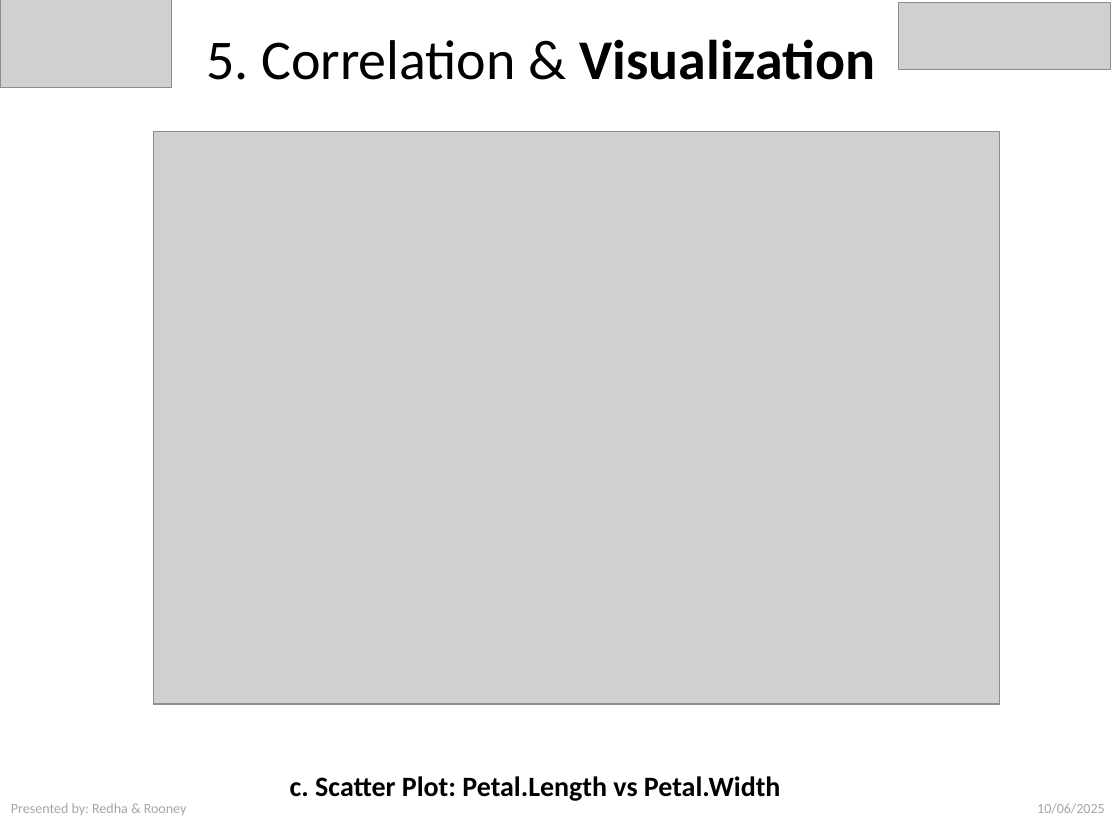
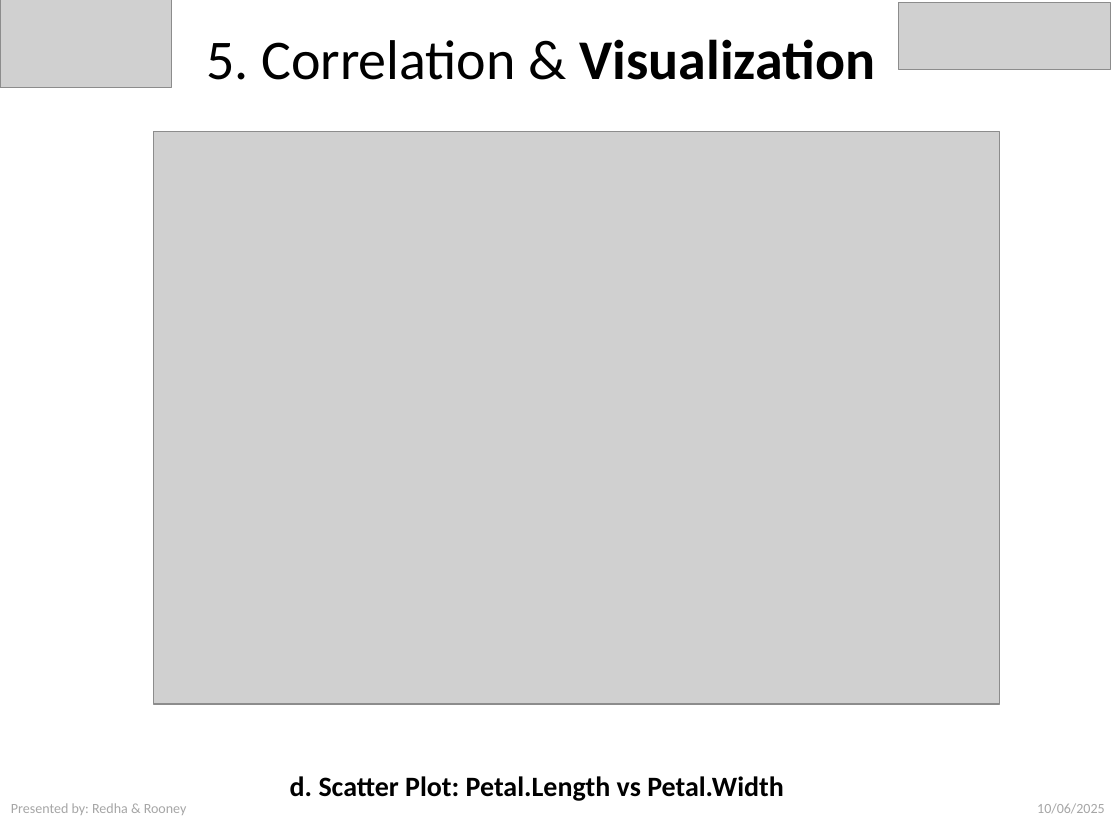
Before and after one commit to RedhaAGGOUN/Botanica-iris, a slide deck: slide 15 of Botanica_Iris_Analysis_Presentation.pptx (slide 14 before the commit). Drawn at 1120x840 pixels with LibreOffice and Linux fonts; fonts in the diff are those of the drawing; grey boxes stand for pictures. Boxes give left, top, right and bottom in pixels: in the first picture for what was removed or moved away, otherwise in the second. Text is boxed around its words. In the diff, an @@ line names an element or a change of style, - is before the commit and + after.

```diff
--- a/Botanica_Iris_Analysis_Presentation.pptx
+++ b/Botanica_Iris_Analysis_Presentation.pptx
@@ text at bbox=[290, 776, 784, 801]: text changed @@
-c. Scatter Plot: Petal.Length vs Petal.Width
+d. Scatter Plot: Petal.Length vs Petal.Width
```
Also in this commit, not shown: 4 other slides changed, 2 slides added.
